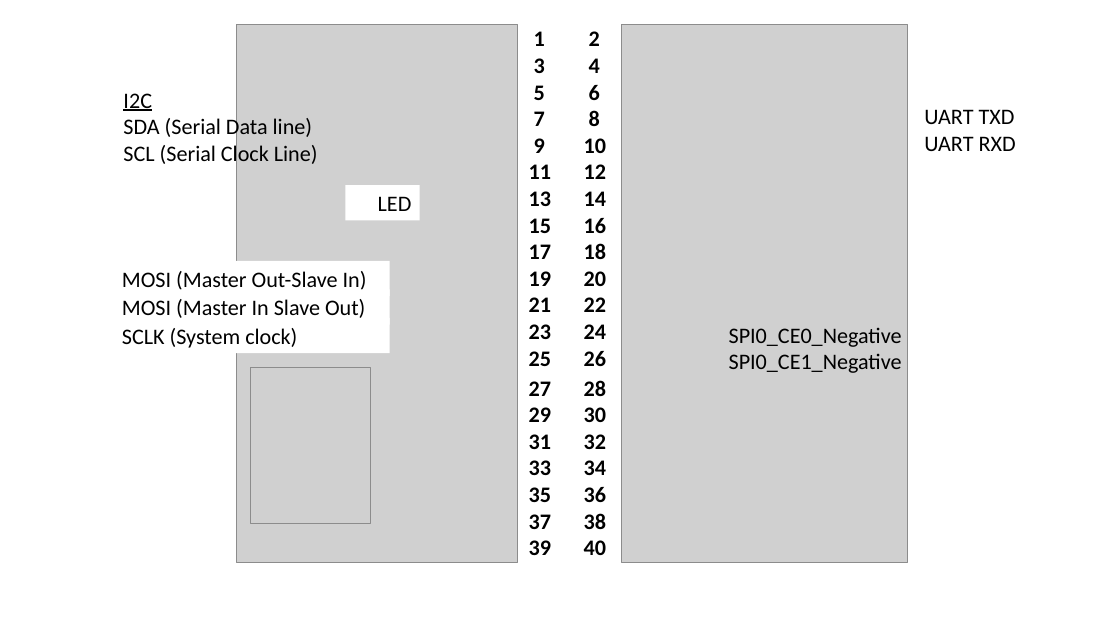
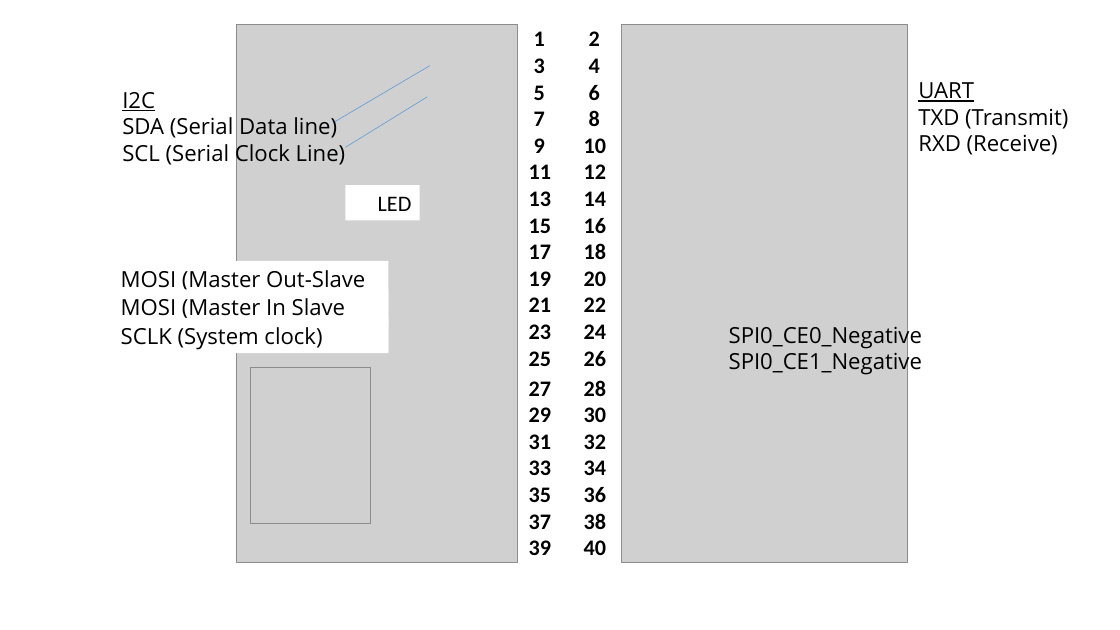
Before and after one commit to rkuma183/wilsonmar.github.io, a slide deck: slide 1 of fig/iot rpi pins gpio v01.pptx. Drawn at 1120x630 pixels with LibreOffice and Linux fonts; fonts in the diff are those of the drawing; grey boxes stand for pictures. Boxes give left, top, right and bottom in pixels: in the first picture for what was removed or moved away, otherwise in the second. Text is boxed around its words. In the diff, an @@ line names an element or a change of style, - is before the commit and + after.

```diff
--- a/fig/iot rpi pins gpio v01.pptx
+++ b/fig/iot rpi pins gpio v01.pptx
@@ line added from (335, 122) to (430, 66), #5B9BD5 0.5 pt @@
@@ text at box(918, 82, 1068, 155): text changed; font Calibri to Open Sans @@
-UART TXD
-UART RXD
+UART
+TXD (Transmit)
+RXD (Receive)
@@ line added from (345, 147) to (428, 97), #5B9BD5 0.5 pt @@
@@ rectangle "MOSI (Master Out-Slave In)": place and size @@
-rectangle "MOSI (Master Out-Slave In)" at box(113, 261, 389, 297)
+rectangle "MOSI (Master Out-Slave In)" at box(113, 261, 388, 323)
@@ font Calibri to Open Sans in 6 elements at box(729, 323, 922, 349), box(729, 348, 922, 374), box(113, 318, 388, 353), box(122, 92, 346, 167), box(113, 261, 388, 323), box(113, 290, 388, 352) @@
@@ rectangle "MOSI (Master In Slave Out)": place and size @@
-rectangle "MOSI (Master In Slave Out)" at box(113, 290, 389, 325)
+rectangle "MOSI (Master In Slave Out)" at box(113, 290, 388, 352)
```
Also in this commit, not shown: 6 slides added, 1 slide removed, 5 other files.
